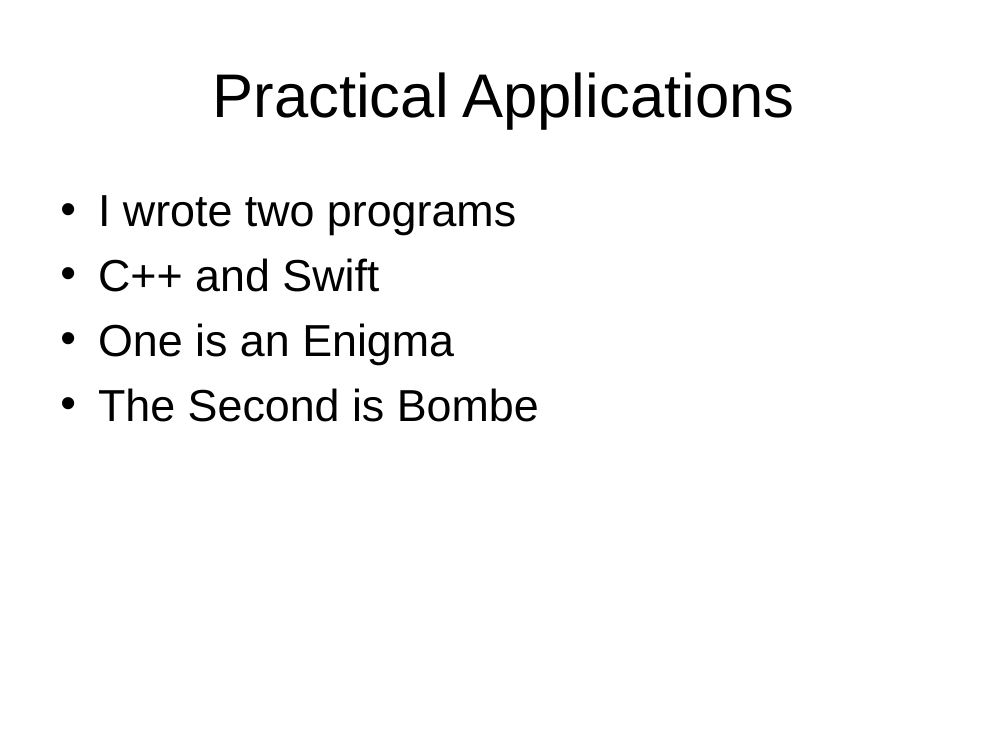
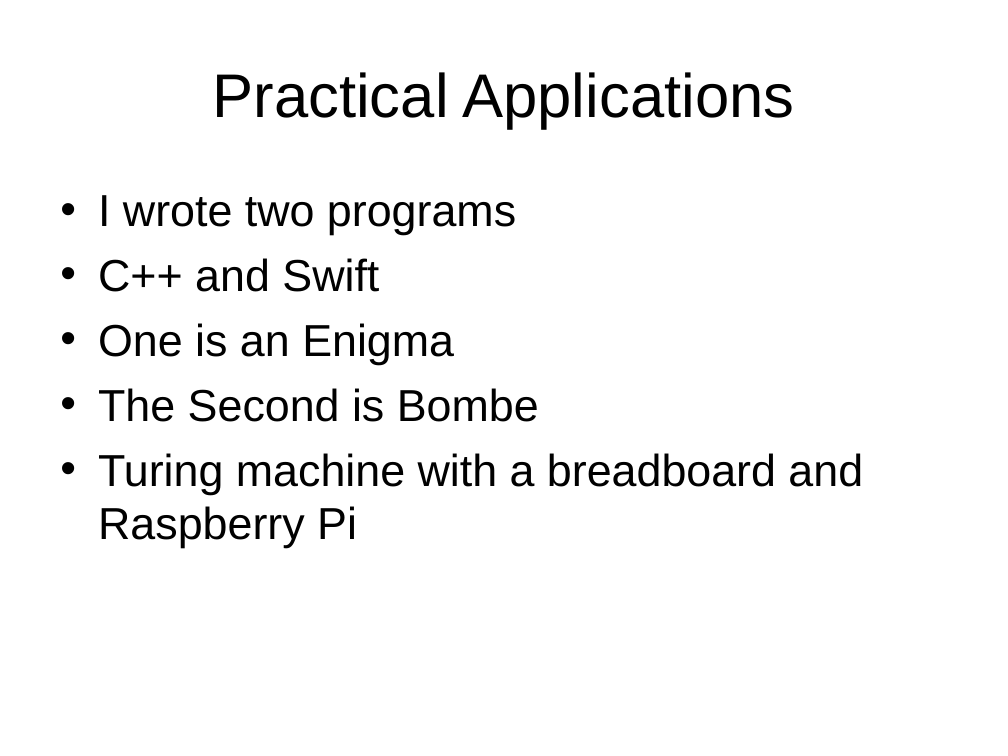
Before and after one commit to YourMistake/Indep-Learning, a slide deck: slide 7 of How War Patronized the Rise of the Computer.ppt (slide 6 before the commit). Drawn at 1008x756 pixels with LibreOffice and Linux fonts; fonts in the diff are those of the drawing. Boxes give left, top, right and bottom in pixels: in the first picture for what was removed or moved away, otherwise in the second. Text is boxed around its words. In the diff, an @@ line names an element or a change of style, - is before the commit and + after.

```diff
--- a/How War Patronized the Rise of the Computer.ppt
+++ b/How War Patronized the Rise of the Computer.ppt
@@ text at <box>98,453,863,548</box>: paragraph added @@
+• Turing machine with a breadboard and Raspberry Pi
```
Also in this commit, not shown: 1 other slide changed, 1 slide added, 15 other files.
